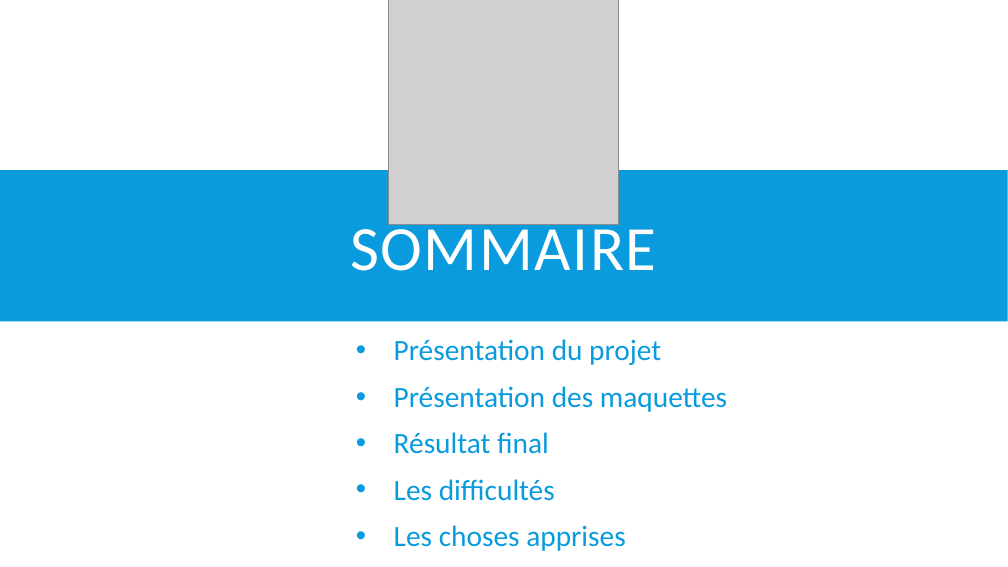
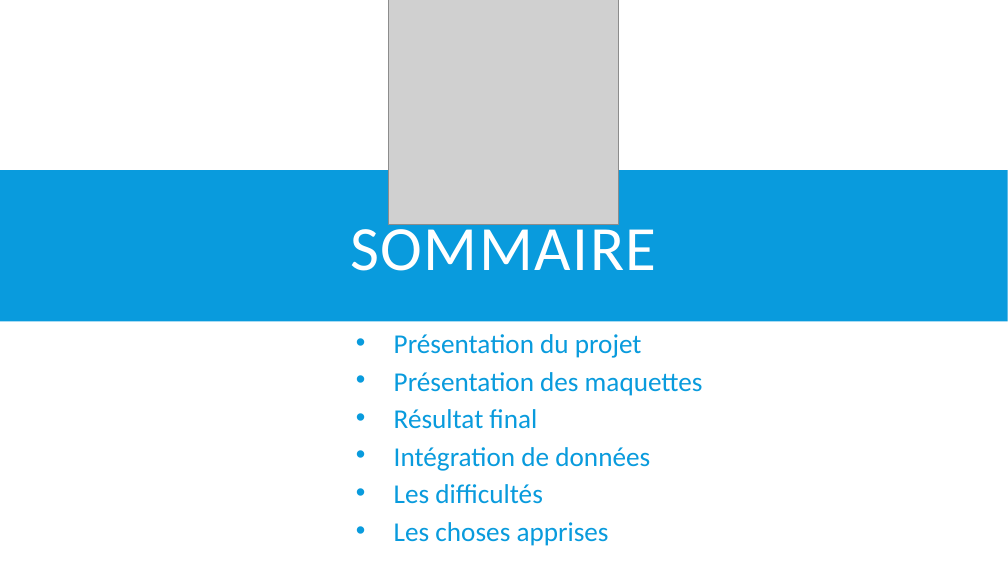
Before and after one commit to GrischK/EuroVelo-5, a slide deck: slide 2 of Ressources/Présentation Projet/Vélodyssée.pptx. Drawn at 1008x567 pixels with LibreOffice and Linux fonts; fonts in the diff are those of the drawing; grey boxes stand for pictures. Boxes give left, top, right and bottom in pixels: in the first picture for what was removed or moved away, otherwise in the second. Text is boxed around its words. In the diff, an @@ line names an element or a change of style, - is before the commit and + after.

```diff
--- a/Ressources/Présentation Projet/Vélodyssée.pptx
+++ b/Ressources/Présentation Projet/Vélodyssée.pptx
@@ text at bbox=[394, 334, 703, 546]: size 28 to 25.9 pt in "Présentation du projet", "Présentation des maquettes", "Résultat final", "Les difficultés" and 1 more places; line spacing 0.9 to 0.7 @@
@@ text at bbox=[394, 447, 650, 471]: paragraph added @@
+• Intégration de données
```
Also in this commit, not shown: 2 other slides changed, 2 slides added, 1 slide removed.
